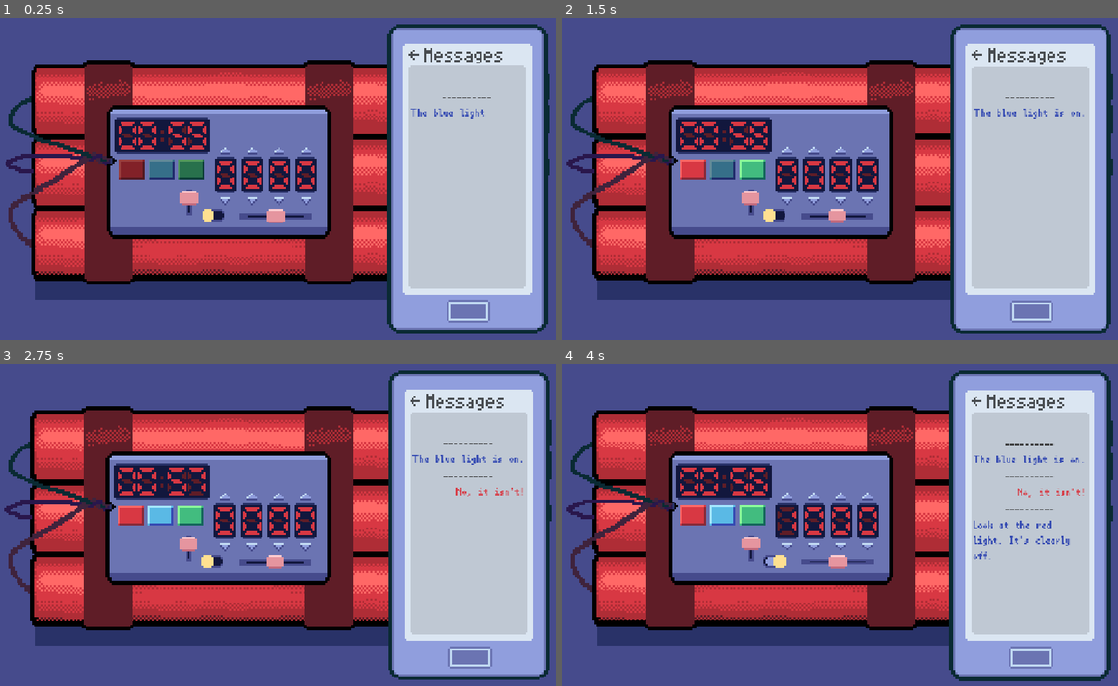
Above: before the commit, frames 1-4 (two rows, left to right).
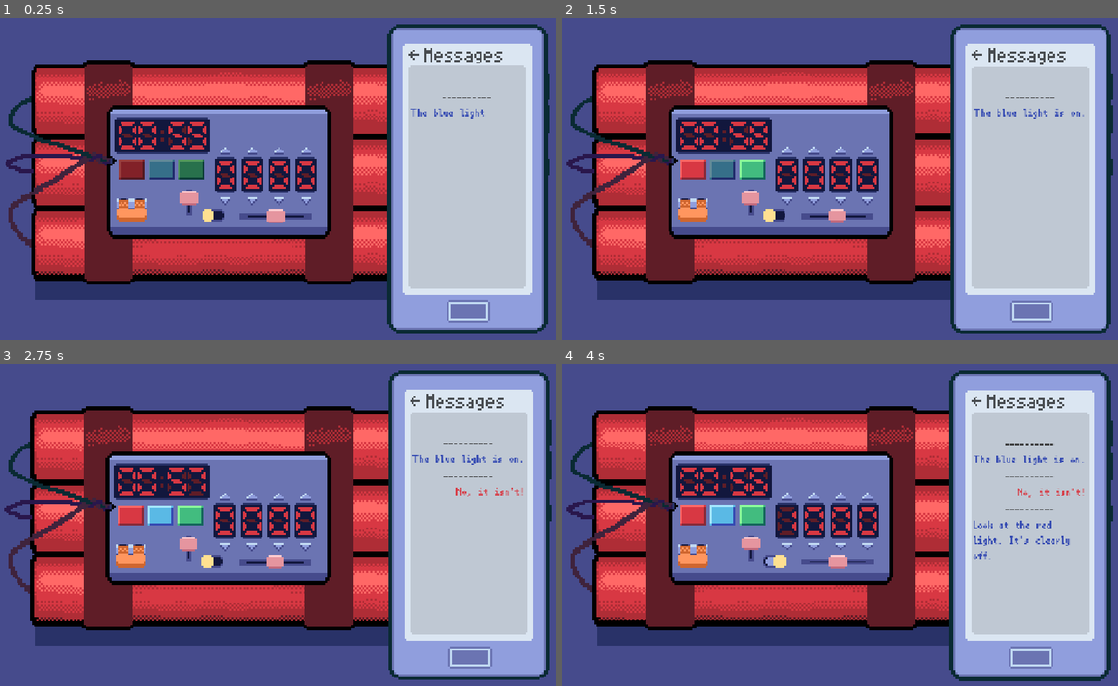
Above: after the commit, the same moments.

Repository: Mr-Excoem/brackeys-jam-2026-2
Game: Godot game, scene res://main.tscn
The game is run twice, just before and just after one commit, with the same random seed, the same clock (stepped at 60 frames per second) and the same inputs.
Inputs (mouse positions are in pixels of both pictures, inside the frame that each line leads up to):
- Up to frame 1 (0.25 s): no input
- Up to frame 2 (1.5 s): click (695, 169) at 0.5 s; click (751, 169) at 1.25 s
- Up to frame 3 (2.75 s): click (161, 515) at 2 s
- Up to frame 4 (4 s): click (773, 560) at 2.77 s; click (784, 496) at 3.52 s

The runs differ from the first frame. In frame 1, 0.4% of the frame differs, in the area x 21-27%, y 56-64%; in frame 2, 0.4%; in frame 3, 0.4%; in frame 4, 0.4%.

Commit message:
Added circuit breaker for bomb
(not actually break bomb's circuit just the name of that switcher)

Diff:
--- a/brackeys-2026/bomb_scenes/bomb.gd
+++ b/brackeys-2026/bomb_scenes/bomb.gd
@@ -16,3 +16,6 @@
 # bomb.slider*.pos (from 0 to 1)
 @onready var slider1 = $Slider
 @onready var slider2 = $Slider2
+
+# bomb.circuit_breaker*.on
+@onready var circuit_breaker1 = $CircuitBreaker
--- a/brackeys-2026/bomb_scenes/bomb.tscn
+++ b/brackeys-2026/bomb_scenes/bomb.tscn
@@ -13,6 +13,7 @@
 [ext_resource type="PackedScene" uid="uid://mpaelkwv20h2" path="res://bomb_scenes/number_input.tscn" id="10_lo3jl"]
 [ext_resource type="PackedScene" uid="uid://dayd5ifpwc1wi" path="res://bomb_scenes/switcher.tscn" id="12_u88pq"]
 [ext_resource type="PackedScene" uid="uid://cu15vui710igs" path="res://bomb_scenes/slider.tscn" id="13_yl2ha"]
+[ext_resource type="PackedScene" uid="uid://c2vc1pfi4p82i" path="res://bomb_scenes/circuit_breaker.tscn" id="14_kcg1f"]
 
 [node name="Bomb" type="Sprite2D" unique_id=496275372]
 scale = Vector2(4, 4)
@@ -88,6 +89,9 @@
 start_point = Vector2(0, 9)
 end_point = Vector2(0, -4)
 
+[node name="CircuitBreaker" parent="." unique_id=115344838 instance=ExtResource("14_kcg1f")]
+position = Vector2(-45, 15.75)
+
 [connection signal="state_changed" from="DigitalInput/NumberInput" to="DigitalInput" method="_on_number_state_changed"]
 [connection signal="state_changed" from="DigitalInput/NumberInput2" to="DigitalInput" method="_on_number_state_changed"]
 [connection signal="state_changed" from="DigitalInput/NumberInput3" to="DigitalInput" method="_on_number_state_changed"]
--- /dev/null
+++ b/brackeys-2026/bomb_scenes/circuit_breaker.gd
@@ -0,0 +1,28 @@
+extends AnimatedSprite2D
+
+const DOWN = Vector2(-7.5,-3.0)
+const UP = Vector2(-7.5,-9.0)
+
+var on := false
+signal state_changed(toggled_on:bool)
+
+@onready var button := $Button
+
+func _on_button_toggled(toggled_on: bool) -> void:
+	disable()
+	on = toggled_on
+	if toggled_on:
+		play("pull_up")
+		button.position = UP
+	else:
+		play_backwards("pull_up")
+		button.position = DOWN
+	state_changed.emit(on)
+	await animation_finished
+	enable()
+
+func disable():
+	button.disabled = true
+
+func enable():
+	button.disabled = false
--- /dev/null
+++ b/brackeys-2026/bomb_scenes/circuit_breaker.tscn
@@ -0,0 +1,50 @@
+[gd_scene format=3 uid="uid://c2vc1pfi4p82i"]
+
+[ext_resource type="Texture2D" uid="uid://dyv8b3tw1ywiv" path="res://assets/CB_orange.png" id="1_1qtpt"]
+[ext_resource type="Script" uid="uid://bcbymmjetuq1d" path="res://bomb_scenes/circuit_breaker.gd" id="2_kc7ea"]
+
+[sub_resource type="AtlasTexture" id="AtlasTexture_kc7ea"]
+atlas = ExtResource("1_1qtpt")
+region = Rect2(0, 0, 15, 18)
+
+[sub_resource type="AtlasTexture" id="AtlasTexture_j66bi"]
+atlas = ExtResource("1_1qtpt")
+region = Rect2(15, 0, 15, 18)
+
+[sub_resource type="AtlasTexture" id="AtlasTexture_7p5f5"]
+atlas = ExtResource("1_1qtpt")
+region = Rect2(30, 0, 15, 18)
+
+[sub_resource type="SpriteFrames" id="SpriteFrames_uxcsf"]
+animations = [{
+"frames": [{
+"duration": 1.0,
+"texture": SubResource("AtlasTexture_kc7ea")
+}, {
+"duration": 1.0,
+"texture": SubResource("AtlasTexture_j66bi")
+}, {
+"duration": 1.0,
+"texture": SubResource("AtlasTexture_7p5f5")
+}],
+"loop": false,
+"name": &"pull_up",
+"speed": 20.0
+}]
+
+[node name="CircuitBreaker" type="AnimatedSprite2D" unique_id=115344838]
+sprite_frames = SubResource("SpriteFrames_uxcsf")
+animation = &"pull_up"
+script = ExtResource("2_kc7ea")
+
+[node name="Button" type="Button" parent="." unique_id=1475167617]
+offset_left = -7.5
+offset_top = -3.0
+offset_right = 22.5
+offset_bottom = 21.0
+scale = Vector2(0.5, 0.5)
+toggle_mode = true
+action_mode = 0
+flat = true
+
+[connection signal="toggled" from="Button" to="." method="_on_button_toggled"]
--- a/brackeys-2026/bomb_scenes/color_button.gd
+++ b/brackeys-2026/bomb_scenes/color_button.gd
@@ -7,10 +7,10 @@
 	modulate = Color.WHITE.darkened(0.4)
 
 func _on_pressed() -> void:
-	state_changed.emit(on)
 	if on:
 		modulate = Color.WHITE.darkened(0.4)
 		on = false
 	else:
 		modulate = Color.WHITE.lightened(0.4)
 		on = true
+	state_changed.emit(on)
Binary file added: brackeys-2026/assets/CB_orange.png
Not shown, added: brackeys-2026/assets/CB_orange.png.import
Binary file added: brackeys-2026/assets/CB_purple.png
Not shown, added: brackeys-2026/assets/CB_purple.png.import
Not shown, added: brackeys-2026/bomb_scenes/circuit_breaker.gd.uid
